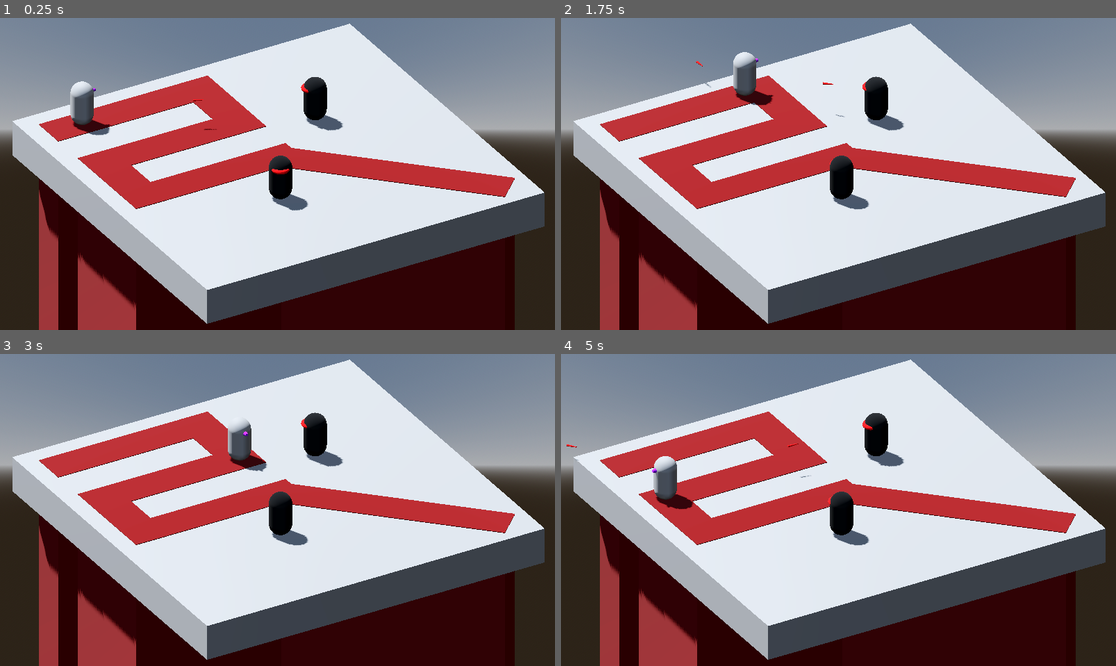
Above: before the commit, frames 1-4 (two rows, left to right).
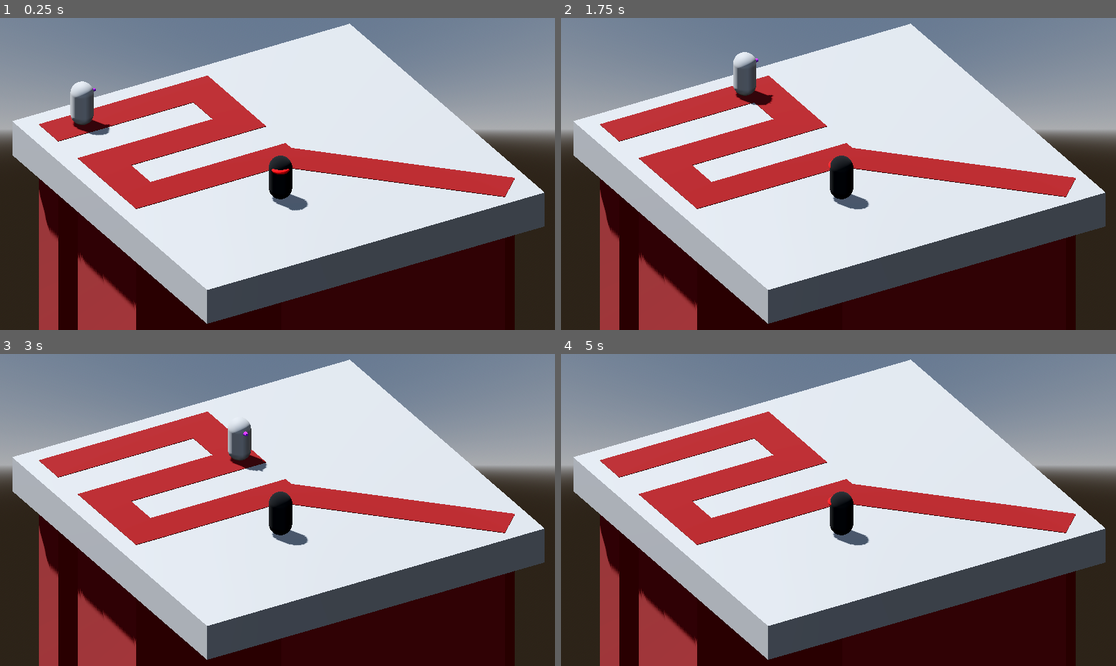
Above: after the commit, the same moments.

Repository: mathiasscherer2007/tower-defense
Game: Godot game, scene res://Scenes/Levels/test/test1.tscn
Two runs of this game, one before a commit and one after it. Both use one fixed random seed, a clock stepped at 60 frames per second and the inputs below.
Inputs:
- Up to frame 1 (0.25 s): no input
- Up to frame 2 (1.75 s): no input
- Up to frame 3 (3 s): no input
- Up to frame 4 (5 s): no input

The runs differ from the first frame. In frame 1, 0.7% of the frame differs, in the area x 34-62%, y 18-37%; in frame 2, 0.8%; in frame 3, 0.7%; in frame 4, 1.5%, in the area x 1-62%, y 18-50%.

Commit message:
Add hitscan shootable

Diff:
--- a/Scenes/Levels/test/test1.tscn
+++ b/Scenes/Levels/test/test1.tscn
@@ -85,6 +85,4 @@
 
 [node name="TestBasic" parent="Towers" parent_id_path=PackedInt32Array(1765927691) index="0" unique_id=1272181662 instance=ExtResource("4_4faxc")]
 transform = Transform3D(-0.2598076, 0, 0.15, 0, 0.29999998, 0, -0.15, 0, -0.2598076, -0.49952656, 0, 0.9193337)
-
-[node name="TestBasic2" parent="Towers" parent_id_path=PackedInt32Array(1765927691) index="1" unique_id=957897235 instance=ExtResource("4_4faxc")]
-transform = Transform3D(-0.2598076, 0, 0.15, 0, 0.29999998, 0, -0.15, 0, -0.2598076, 0.896329, 0, -0.61036587)
+damage = 5.0
--- /dev/null
+++ b/Scenes/Shootables/Hitscans/hitscanexample.tscn
@@ -0,0 +1,6 @@
+[gd_scene format=3 uid="uid://doxxqrafmcolf"]
+
+[ext_resource type="Script" uid="uid://cb3gme1h6ojxs" path="res://Scripts/Shootables/Hitscans/hitscan.gd" id="1_lmdfk"]
+
+[node name="Hitscanexample" type="Node3D" unique_id=1179924121]
+script = ExtResource("1_lmdfk")
--- a/Scenes/Towers/test/testbasic.tscn
+++ b/Scenes/Towers/test/testbasic.tscn
@@ -1,7 +1,7 @@
 [gd_scene format=3 uid="uid://dsd6jkwa7ae8g"]
 
 [ext_resource type="PackedScene" uid="uid://c1ljijd1c6d02" path="res://Scenes/Towers/tower.tscn" id="1_lcgip"]
-[ext_resource type="PackedScene" uid="uid://chype6d87kgj5" path="res://Scenes/Shootables/Projectiles/test/testbasic_1.tscn" id="2_hoax2"]
+[ext_resource type="PackedScene" uid="uid://doxxqrafmcolf" path="res://Scenes/Shootables/Hitscans/hitscanexample.tscn" id="2_hoax2"]
 
 [sub_resource type="StandardMaterial3D" id="StandardMaterial3D_lcgip"]
 albedo_color = Color(0, 0, 0, 1)
@@ -18,6 +18,10 @@
 [node name="TestBasic" unique_id=1272181662 instance=ExtResource("1_lcgip")]
 max_range = 10.0
 projectile = ExtResource("2_hoax2")
+damage = 5.0
+pierce = 2
+cooldown = 1.5
+projectile_speed = 1.0
 
 [node name="MeshInstance3D" parent="Mesh" parent_id_path=PackedInt32Array(879682507) index="0" unique_id=967792431]
 transform = Transform3D(1, 0, 0, 0, 1, 0, 0, 0, 1, 0, 1, 0)
--- /dev/null
+++ b/Scripts/Shootables/Hitscans/hitscan.gd
@@ -0,0 +1,50 @@
+extends Shootable
+
+var damage: float
+var pierce: float
+
+var direction: Vector3
+var spawn_point: Vector3
+var target: Vector3
+
+
+func setup(args: Dictionary) -> void:
+	self.target = args.get("target")
+	self.spawn_point = args.get("spawn_point")
+
+	self.damage = args.get("damage")
+	self.pierce = args.get("pierce")
+
+
+func _ready() -> void:
+	direction = (target - spawn_point).normalized()
+
+
+func _physics_process(_delta: float) -> void:
+	var space_state := get_world_3d().direct_space_state
+	var exclusion_list: Array[RID] = []
+	var current_pos := spawn_point
+	var current_end := current_pos + (direction * 100)
+
+	while floor(pierce) > 0:
+		var query = PhysicsRayQueryParameters3D.create(
+			current_pos,
+			current_end,
+			0b00000000_00000000_00000000_00001001,
+			exclusion_list
+		)
+		query.collide_with_areas = true
+
+		var result: Dictionary = space_state.intersect_ray(query)
+		if result:
+			var collider = result.get("collider")
+			if collider.collision_layer == 8:
+				break
+				queue_free()
+			if collider.collision_layer == 1:
+				collider.emit_signal("take_damage", self.damage)
+				pierce -= 1
+
+			exclusion_list.append(result.get("rid"))
+			current_pos = result.get("position")
+			pierce -= 1
--- a/Scripts/Shootables/Projectiles/projectile.gd
+++ b/Scripts/Shootables/Projectiles/projectile.gd
@@ -2,7 +2,7 @@
 
 var damage: float
 var speed: float
-var pierce: int = 1
+var pierce: float = 1.0
 var lifetime: float = 1.0
 
 var direction: Vector3
@@ -31,8 +31,9 @@
 
 
 func _physics_process(delta: float) -> void:
-	if pierce == 0:
+	if floor(pierce) == 0:
 		queue_free()
+
 	self.global_position += direction * speed * delta
 
 
@@ -47,5 +48,5 @@
 		area.emit_signal("take_damage", damage)
 		pierce -= 1
 	# Delete projectile on contact with geometry
-	if area.collision_layer == 8:
+	elif area.collision_layer == 8:
 		queue_free()
--- a/Scripts/Towers/tower.gd
+++ b/Scripts/Towers/tower.gd
@@ -7,25 +7,18 @@
 ## Projectile shot by the tower
 @export_group("Projectile Properties")
 @export var projectile: PackedScene
-@export var damage: float = 1
+@export var damage: float
 @export var pierce: int = 1
-@export var projectile_speed: float = 10
+@export var cooldown: float
+@export var projectile_speed: float = 20
 @export var projectile_lifetime: float = 1
 
-var projectile_args: Dictionary = {
-	"target": null,
-	"spawn_point": null,
-	"damage": damage,
-	"pierce": pierce,
-	"speed": projectile_speed,
-	"lifetime": projectile_lifetime
-}
-
+var projectile_args: Dictionary
+var can_shoot: bool = true
 var enemies: Array
 
 @onready var mesh = $Mesh
 @onready var range_area = $Range/CollisionShape3D
-@onready var cooldown = $Cooldown
 @onready var projectile_container = $Projectiles
 @onready var projectile_spawn_point = find_child('ProjectileSpawnPoint')
 
@@ -34,6 +27,15 @@
 	if range_area.shape is CylinderShape3D:
 		range_area.shape.radius = max_range
 
+	projectile_args = {
+		"target": null,
+		"spawn_point": null,
+		"damage": self.damage,
+		"pierce": self.pierce,
+		"speed": self.projectile_speed,
+		"lifetime": self.projectile_lifetime
+	}
+
 
 func _process(_delta: float) -> void:
 	if len(enemies) > 0:
@@ -41,7 +43,9 @@
 
 
 func shoot(enemy: Area3D) -> void:
-	if cooldown.is_stopped():
+	if can_shoot:
+		self.can_shoot = false
+
 		var enemy_pos: Vector3 = enemy.global_position
 
 		var projectile_instance = projectile.instantiate()
@@ -53,7 +57,12 @@
 
 		mesh.look_at(Vector3(enemy_pos.x, self.global_position.y, enemy_pos.z))
 
-		cooldown.start()
+		var timer = get_tree().create_timer(self.cooldown)
+		timer.connect("timeout", _on_cooldown_timeout)
+
+
+func _on_cooldown_timeout() -> void:
+	self.can_shoot = true
 
 
 func _on_range_area_entered(area: Area3D) -> void:
Not shown, added: Scripts/Shootables/Hitscans/hitscan.gd.uid
